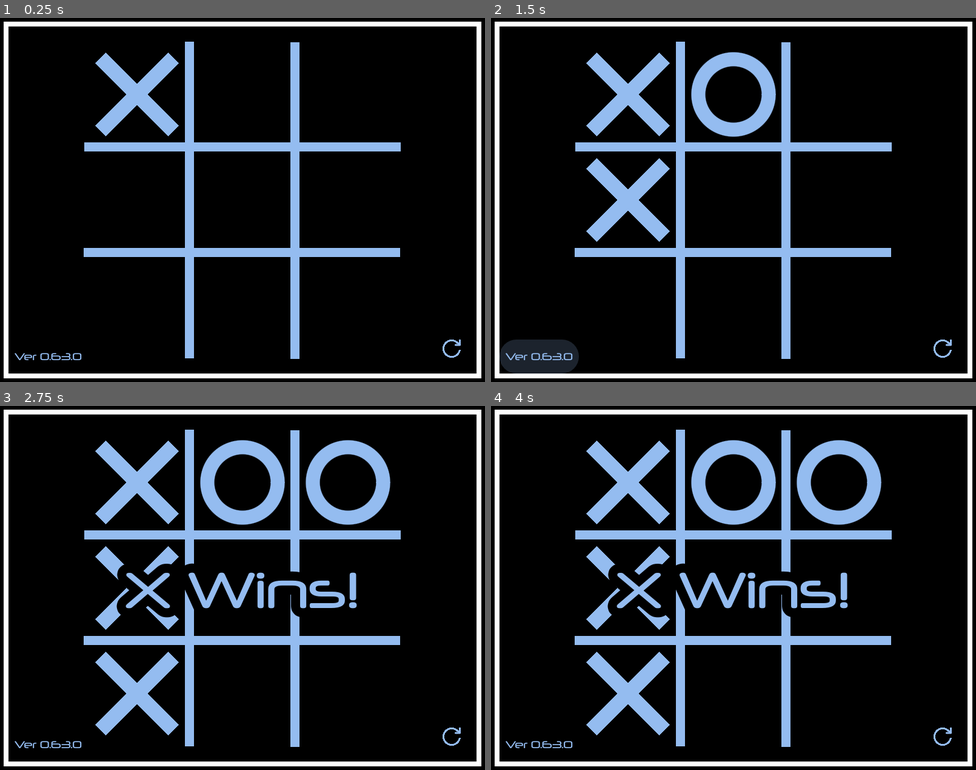
Above: before the commit, frames 1-4 (two rows, left to right).
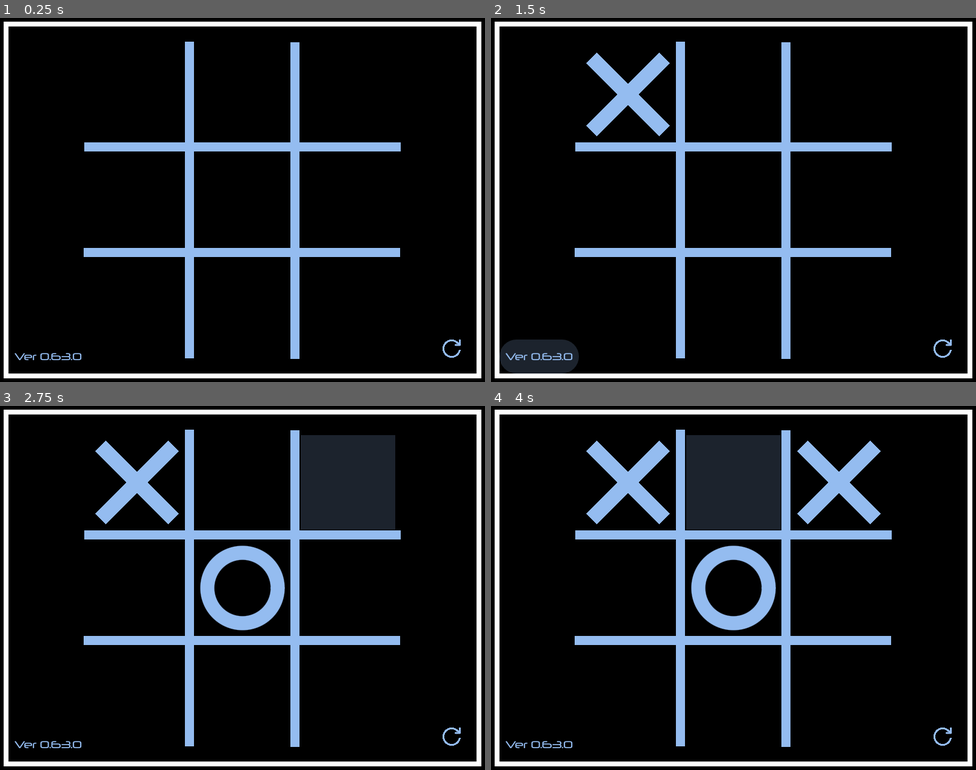
Above: after the commit, the same moments.

Repository: joshuafolkken/tic-tac-toe
Game: Godot game, scene res://scenes/main.tscn
Same seed, same stepped clock (60 frames per second), same inputs: the game is played once before the commit and once after it.
Inputs (mouse positions are in pixels of both pictures, inside the frame that each line leads up to):
- Up to frame 1 (0.25 s): no input
- Up to frame 2 (1.5 s): click (733, 94) at 0.52 s; click "Ver 0.63.0" at 1.25 s
- Up to frame 3 (2.75 s): click (349, 482) at 2.02 s
- Up to frame 4 (4 s): click "Ver 0.63.0" at 2.75 s; click (733, 482) at 3.52 s

The runs differ from the first frame. In frame 1, 1.6% of the frame differs, in the area x 19-37%, y 9-33%; in frame 2, 3.5%; in frame 3, 13%; in frame 4, 13%, in the area x 19-81%, y 8-91%.

Commit message:
ai vs ai #211 wait, show board

Diff:
--- a/scenes/main.tscn
+++ b/scenes/main.tscn
@@ -36,9 +36,6 @@
 closed = true
 width = 8.0
 metadata/_edit_group_ = true
-
-[node name="Board" parent="." instance=ExtResource("1_ck7lo")]
-position = Vector2(400, 300)
 
 [node name="GameManager" type="Node" parent="."]
 script = ExtResource("4_hu2l0")
@@ -82,5 +79,8 @@
 horizontal_alignment = 1
 vertical_alignment = 1
 
+[node name="Board" parent="UIManager" instance=ExtResource("1_ck7lo")]
+position = Vector2(400, 300)
+
 [node name="InputHandler" type="Node" parent="."]
 script = ExtResource("8_0kf00")
--- a/src/game_manager.gd
+++ b/src/game_manager.gd
@@ -25,7 +25,7 @@
 
 	# TODO: MODE SUPPORT
 	_is_ai_player_x_enabled = true
-	_is_ai_player_o_enabled = false
+	_is_ai_player_o_enabled = true
 
 	emit_player_changed()
 
@@ -79,6 +79,7 @@
 	ai_player.moved.connect(_on_ai_player_moved)
 	await get_tree().process_frame
 	await get_tree().process_frame
+
 	await ai_player.move()
 
 
--- a/src/lib/ai_player.gd
+++ b/src/lib/ai_player.gd
@@ -19,6 +19,8 @@
 
 
 func move() -> void:
+	var start_time := Time.get_ticks_msec()
+
 	Log.d("begin")
 	var position := await _get_best_move()
 	Log.d("end")
@@ -31,5 +33,10 @@
 		push_error("No move available: empty position")
 		return
 
-	# await _scene_tree.create_timer(MOVE_DELAY).timeout
+	var end_time := Time.get_ticks_msec()
+	var elapsed_time := (end_time - start_time) / 1000.0
+
+	if elapsed_time < MOVE_DELAY:
+		await _scene_tree.create_timer(MOVE_DELAY - elapsed_time).timeout
+
 	moved.emit(position)
--- a/src/main.gd
+++ b/src/main.gd
@@ -17,7 +17,7 @@
 
 func reset() -> void:
 	_game_manager.reset()
-	_ui_manager.reset()
+	await _ui_manager.reset()
 	_click_sound.play_reset()
 
 
--- a/src/ui_manager.gd
+++ b/src/ui_manager.gd
@@ -7,6 +7,7 @@
 @onready var _status_label: Label = $StatusLabel
 @onready var _reset_button: Button = $ResetButton
 @onready var _version_button: Button = $VersionButton
+@onready var _board: Node2D = $Board
 
 
 func _initialize_cells() -> void:
@@ -59,9 +60,16 @@
 	_cell_collection.reset_all()
 
 
+func reset_board() -> void:
+	_board.visible = false
+	await get_tree().create_timer(0.1).timeout
+	_board.visible = true
+
+
 func reset() -> void:
 	_hide_status_label()
 	_reset_all_cells()
+	await reset_board()
 
 
 func get_cells() -> Node:
